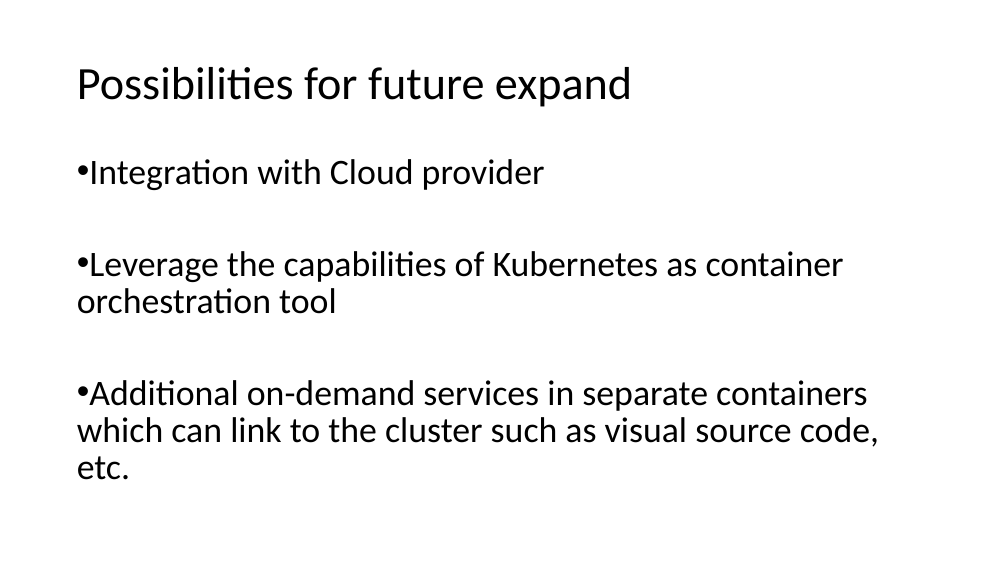
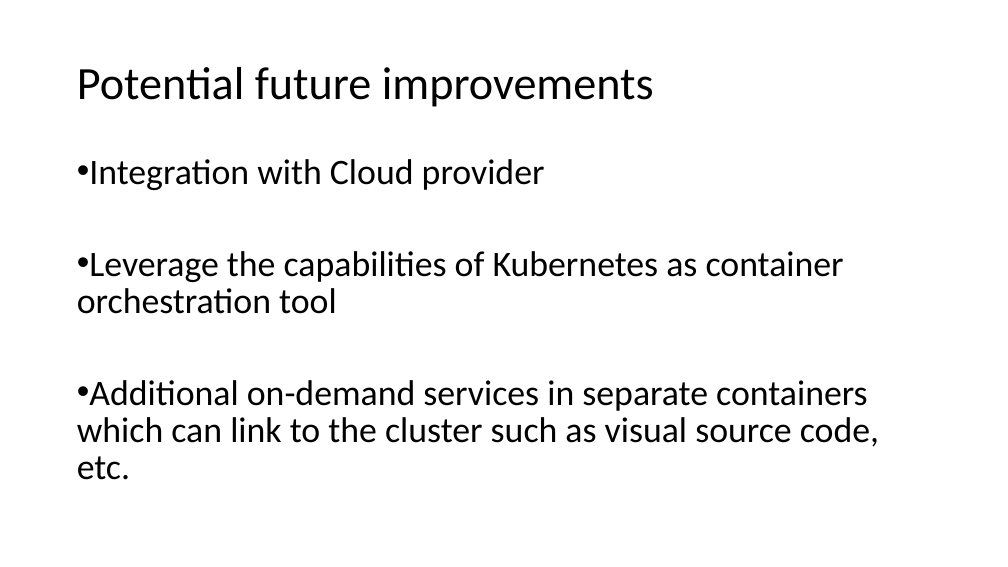
Before and after one commit to gprasad09/Apache-Spark-Cluster-Project, a slide deck: slide 25 of ProjectReportPresentation.pptx. Drawn at 1008x567 pixels with LibreOffice and Linux fonts; fonts in the diff are those of the drawing. Boxes give left, top, right and bottom in pixels: in the first picture for what was removed or moved away, otherwise in the second. Text is boxed around its words. In the diff, an @@ line names an element or a change of style, - is before the commit and + after.

```diff
--- a/ProjectReportPresentation.pptx
+++ b/ProjectReportPresentation.pptx
@@ title at (77,67,654,107): text changed @@
-Possibilities for future expand
+Potential future improvements
```
Also in this commit, not shown: 4 other slides changed.
